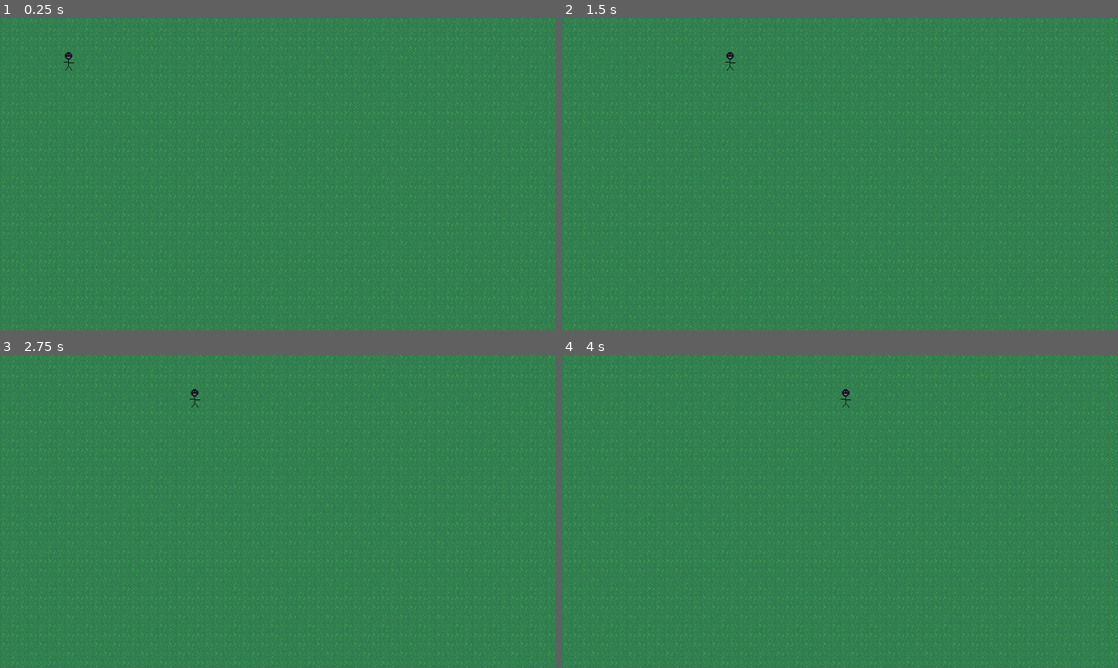
Above: before the commit, frames 1-4 (two rows, left to right).
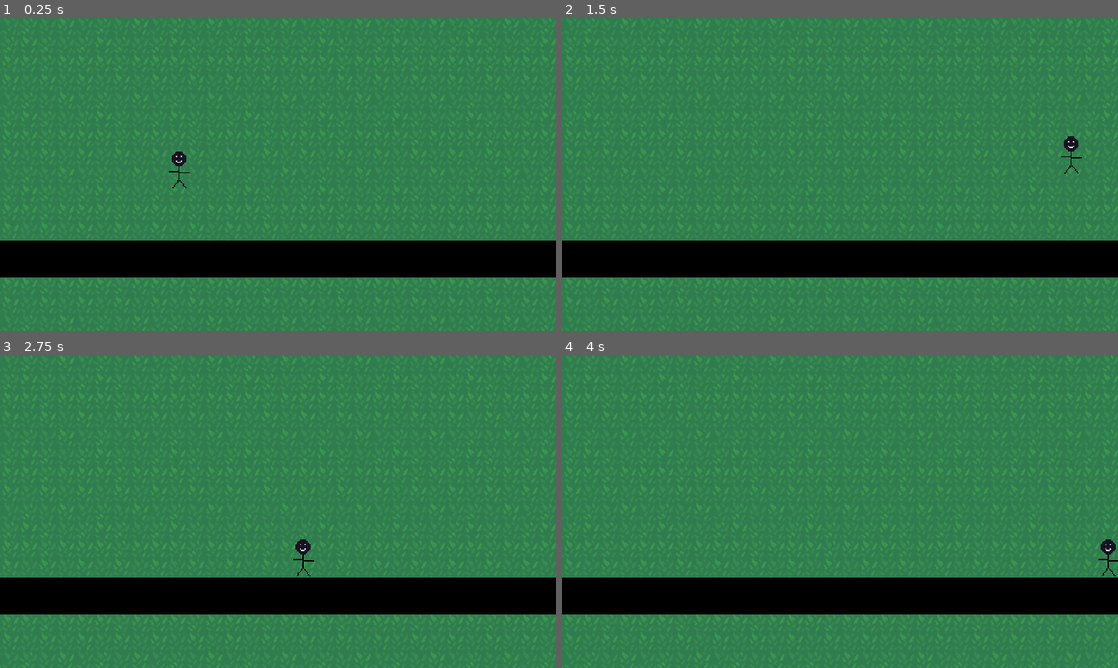
Above: after the commit, the same moments.

Repository: jacksonopp/godot-recipes
Game: Godot game, scene res://World.tscn
Same seed, same stepped clock (60 frames per second), same inputs: the game is played once before the commit and once after it.
Inputs:
- Up to frame 1 (0.25 s): no input
- Up to frame 2 (1.5 s): hold D (move_right) from 0.53 s (still down); tap Space (jump, bound only after the commit) at 0.6, 0.77, 1.07, 1.35 s
- Up to frame 3 (2.75 s): tap Space (jump, bound only after the commit) at 1.52, 1.82, 2.1 s; release D (move_right) at 2.03 s; hold A (move_left) from 2.03 s (still down)
- Up to frame 4 (4 s): release A (move_left) at 2.78 s; hold D (move_right) from 2.78 s (still down); tap Space (jump, bound only after the commit) at 2.85, 3.02, 3.32, 3.6, 3.77 s
In our replay, the window is 799x449 before the commit and 800x450 after it. These sizes can differ from the game's own. Grey fills any space a smaller window leaves; there, only what the larger window draws over its background counts as a difference.

The runs differ from the first frame. In frame 1, 15% of the frame differs, in the area x 0-100%, y 0-100%; in frame 2, 15%; in frame 3, 15%; in frame 4, 15%.

Commit message:
added platformer

Diff:
--- /dev/null
+++ b/PlayerMovements/Platformer/Platformer.gd
@@ -0,0 +1,41 @@
+extends KinematicBody2D
+
+const FLOOR_NORMAL = Vector2.UP
+
+export var speed := 300.0
+export var jump_force := 1000.0
+export var gravity := 3000.0
+
+var velocity := Vector2.ZERO
+
+func _physics_process(delta: float) -> void:
+	var is_jump_interrupted := Input.is_action_just_released("jump") and velocity.y < 0.0
+	var direction := get_direction()
+
+	velocity = calculate_move_velocity(velocity, direction, speed, jump_force, is_jump_interrupted)
+	velocity = move_and_slide(velocity, FLOOR_NORMAL)
+
+func get_direction() -> Vector2:
+	return Vector2(
+		Input.get_action_strength("move_right") - Input.get_action_strength("move_left"),
+		-1.0 if Input.is_action_just_pressed("jump") and is_on_floor() else 1.0
+	)
+
+func calculate_move_velocity(
+	linear_velocity: Vector2,
+	direction: Vector2,
+	speed: float,
+	jump_force: float,
+	is_jump_interrupted: bool
+) -> Vector2:
+	var out_v := linear_velocity
+	out_v.x = speed * direction.x
+	out_v.y += gravity * get_physics_process_delta_time()
+
+	if direction.y == -1:
+		out_v.y = jump_force * direction.y
+
+	if is_jump_interrupted:
+		out_v.y = 0.0
+
+	return out_v
--- /dev/null
+++ b/PlayerMovements/Platformer/Platformer.tscn
@@ -0,0 +1,20 @@
+[gd_scene load_steps=4 format=2]
+
+[ext_resource path="res://Assets/character.png" type="Texture" id=1]
+[ext_resource path="res://PlayerMovements/Platformer/Platformer.gd" type="Script" id=2]
+
+[sub_resource type="CapsuleShape2D" id=1]
+radius = 4.0
+height = 8.0
+
+[node name="Platformer" type="KinematicBody2D"]
+script = ExtResource( 2 )
+
+[node name="Sprite" type="Sprite" parent="."]
+position = Vector2( 1, -16 )
+texture = ExtResource( 1 )
+
+[node name="FeetCollider" type="CollisionShape2D" parent="."]
+position = Vector2( 1, -3 )
+rotation = -1.5708
+shape = SubResource( 1 )
--- a/World.tscn
+++ b/World.tscn
@@ -1,7 +1,43 @@
-[gd_scene load_steps=3 format=2]
+[gd_scene load_steps=6 format=2]
 
 [ext_resource path="res://Assets/GrassBackground.png" type="Texture" id=1]
-[ext_resource path="res://PlayerMovements/TopDown/TopDown.tscn" type="PackedScene" id=2]
+[ext_resource path="res://Assets/block.png" type="Texture" id=2]
+[ext_resource path="res://PlayerMovements/Platformer/Platformer.tscn" type="PackedScene" id=3]
+
+[sub_resource type="ConvexPolygonShape2D" id=1]
+points = PoolVector2Array( 0, 0, 32, 0, 32, 32, 0, 32 )
+
+[sub_resource type="TileSet" id=2]
+0/name = "block.png 0"
+0/texture = ExtResource( 2 )
+0/tex_offset = Vector2( 0, 0 )
+0/modulate = Color( 1, 1, 1, 1 )
+0/region = Rect2( 0, 0, 32, 32 )
+0/tile_mode = 1
+0/autotile/bitmask_mode = 0
+0/autotile/bitmask_flags = [ Vector2( 0, 0 ), 325 ]
+0/autotile/icon_coordinate = Vector2( 0, 0 )
+0/autotile/tile_size = Vector2( 32, 32 )
+0/autotile/spacing = 0
+0/autotile/occluder_map = [  ]
+0/autotile/navpoly_map = [  ]
+0/autotile/priority_map = [  ]
+0/autotile/z_index_map = [  ]
+0/occluder_offset = Vector2( 0, 0 )
+0/navigation_offset = Vector2( 0, 0 )
+0/shape_offset = Vector2( 0, 0 )
+0/shape_transform = Transform2D( 1, 0, 0, 1, 0, 0 )
+0/shape = SubResource( 1 )
+0/shape_one_way = false
+0/shape_one_way_margin = 1.0
+0/shapes = [ {
+"autotile_coord": Vector2( 0, 0 ),
+"one_way": false,
+"one_way_margin": 1.0,
+"shape": SubResource( 1 ),
+"shape_transform": Transform2D( 1, 0, 0, 1, 0, 0 )
+} ]
+0/z_index = 0
 
 [node name="World" type="Node2D"]
 
@@ -11,5 +47,12 @@
 region_enabled = true
 region_rect = Rect2( 0, 0, 1056, 624 )
 
-[node name="TopDown" parent="." instance=ExtResource( 2 )]
-position = Vector2( 119, 75 )
+[node name="TileMap" type="TileMap" parent="."]
+tile_set = SubResource( 2 )
+cell_size = Vector2( 32, 32 )
+cell_quadrant_size = 32
+format = 1
+tile_data = PoolIntArray( 65535, 0, 0, 15, 0, 0, 131071, 0, 0, 65551, 0, 0, 196607, 0, 0, 131087, 0, 0, 262143, 0, 0, 196623, 0, 0, 327679, 0, 0, 262159, 0, 0, 393215, 0, 0, 327695, 0, 0, 458751, 0, 0, 393216, 0, 0, 393217, 0, 0, 393218, 0, 0, 393219, 0, 0, 393220, 0, 0, 393221, 0, 0, 393222, 0, 0, 393223, 0, 0, 393224, 0, 0, 393225, 0, 0, 393226, 0, 0, 393227, 0, 0, 393228, 0, 0, 393229, 0, 0, 393230, 0, 0, 393231, 0, 0 )
+
+[node name="Platformer" parent="." instance=ExtResource( 3 )]
+position = Vector2( 154, 47 )
--- a/project.godot
+++ b/project.godot
@@ -16,10 +16,12 @@
 
 [display]
 
-window/size/width=256
-window/size/height=150
+window/size/width=480
+window/size/height=270
 window/size/test_width=960
 window/size/test_height=540
+window/stretch/mode="2d"
+window/stretch/aspect="keep"
 
 [input]
 
@@ -43,6 +45,11 @@
 "events": [ Object(InputEventKey,"resource_local_to_scene":false,"resource_name":"","device":0,"alt":false,"shift":false,"control":false,"meta":false,"command":false,"pressed":false,"scancode":0,"physical_scancode":68,"unicode":0,"echo":false,"script":null)
  ]
 }
+jump={
+"deadzone": 0.5,
+"events": [ Object(InputEventKey,"resource_local_to_scene":false,"resource_name":"","device":0,"alt":false,"shift":false,"control":false,"meta":false,"command":false,"pressed":false,"scancode":0,"physical_scancode":32,"unicode":0,"echo":false,"script":null)
+ ]
+}
 
 [physics]
 
Binary file added: Assets/block.aseprite
Binary file added: Assets/block.png
Not shown, added: Assets/block.png.import
